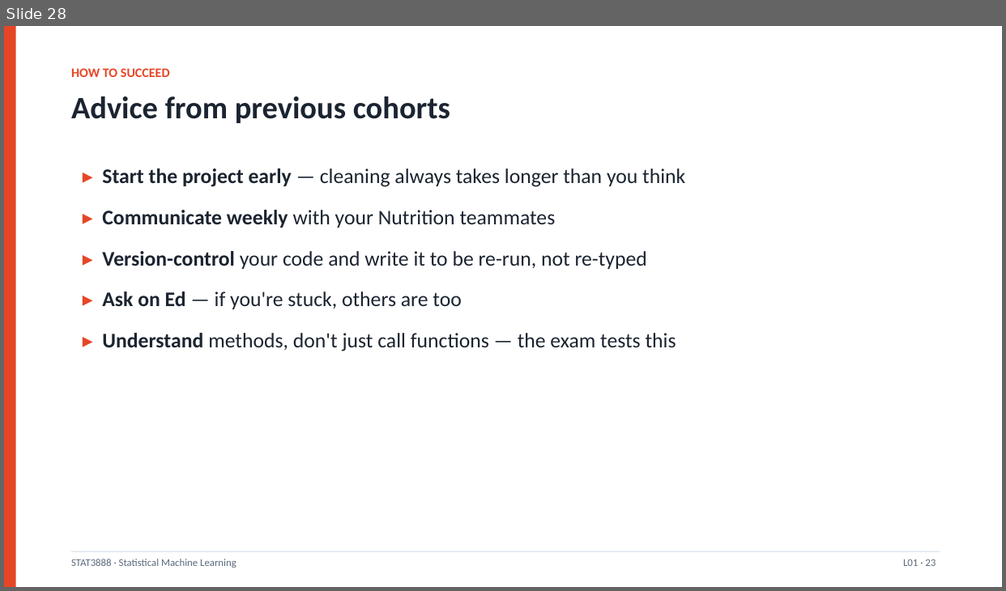
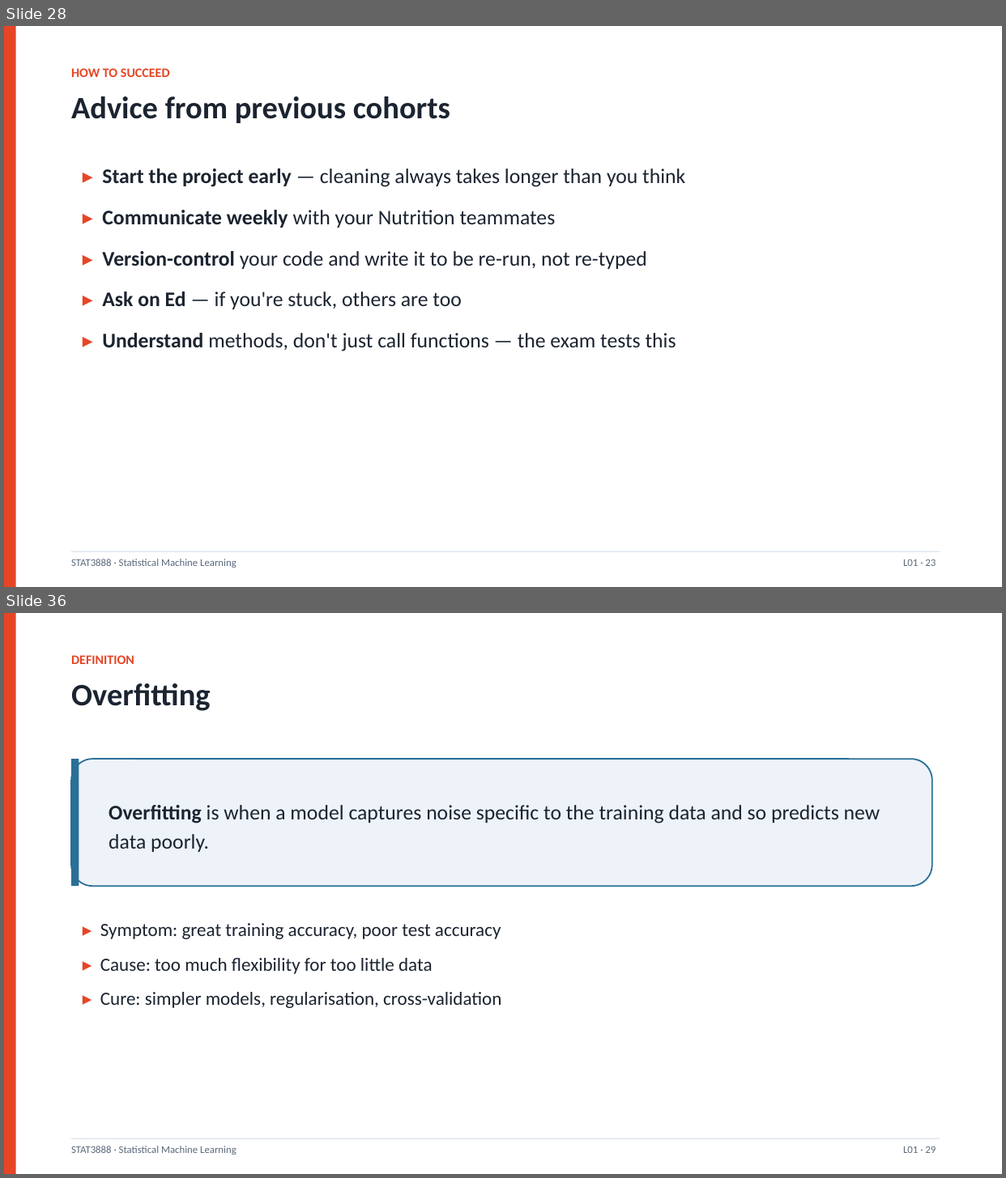
Before and after one commit to liuyizhou0402/data-analysis, a slide deck: STAT3888_course/Lecture01_Introduction.pptx. Shown one above the other, each under a label of ours: slide 28 before the commit, slides 28 and 36 after it; the slides between them are not shown. The pictures are 1006x591 and 1006x1178 pixels, drawn with LibreOffice and Linux fonts; fonts in the diff are those of the drawing. Boxes give left, top, right and bottom in pixels: in the first picture for what was removed or moved away, otherwise in the second. Text is boxed around its words. In the diff, an @@ line names an element or a change of style, - is before the commit and + after.

```diff
--- a/STAT3888_course/Lecture01_Introduction.pptx
+++ b/STAT3888_course/Lecture01_Introduction.pptx
@@ slide 36 added at (x1=4, y1=613, x2=1002, y2=1174), background #FFFFFF @@
@@ rectangle added at (x1=4, y1=613, x2=16, y2=1174), fill #E64626 @@
@@ text added at (x1=71, y1=655, x2=134, y2=664), 12.5 pt, text #E64626, bold @@
+DEFINITION
@@ text added at (x1=71, y1=683, x2=211, y2=711), 30 pt, text #1B2430, bold @@
+Overfitting
@@ rounded rectangle added at (x1=71, y1=759, x2=932, y2=886), fill #EEF3F9, outline #2A6F97 1.4 pt @@
@@ rectangle added at (x1=71, y1=759, x2=79, y2=886), fill #2A6F97 @@
@@ text added at (x1=108, y1=805, x2=880, y2=852), 20 pt, text #1B2430 @@
+Overfitting is when a model captures noise specific to the training data and so predicts new data poorly.
@@ text added at (x1=100, y1=923, x2=501, y2=1008), 18 pt, text #1B2430 @@
+▸ Symptom: great training accuracy, poor test accuracy
+▸ Cause: too much flexibility for too little data
+▸ Cure: simpler models, regularisation, cross-validation
@@ rectangle added at (x1=71, y1=1139, x2=940, y2=1139), fill #DCE3EC @@
@@ text added at (x1=71, y1=1146, x2=236, y2=1155), 10 pt, text #5B6A7D @@
+STAT3888 · Statistical Machine Learning
@@ text added at (x1=903, y1=1146, x2=936, y2=1153), 10 pt, text #5B6A7D @@
+L01 · 29
```
Also in this commit, not shown: 1 slide changed, 31 other slides added, 5 other files.
